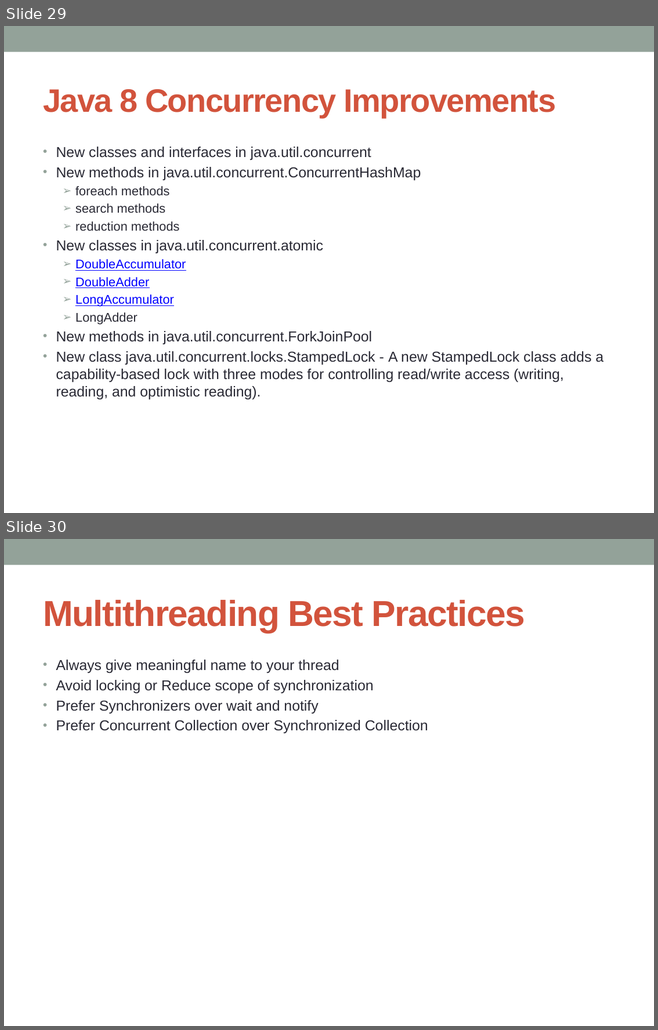
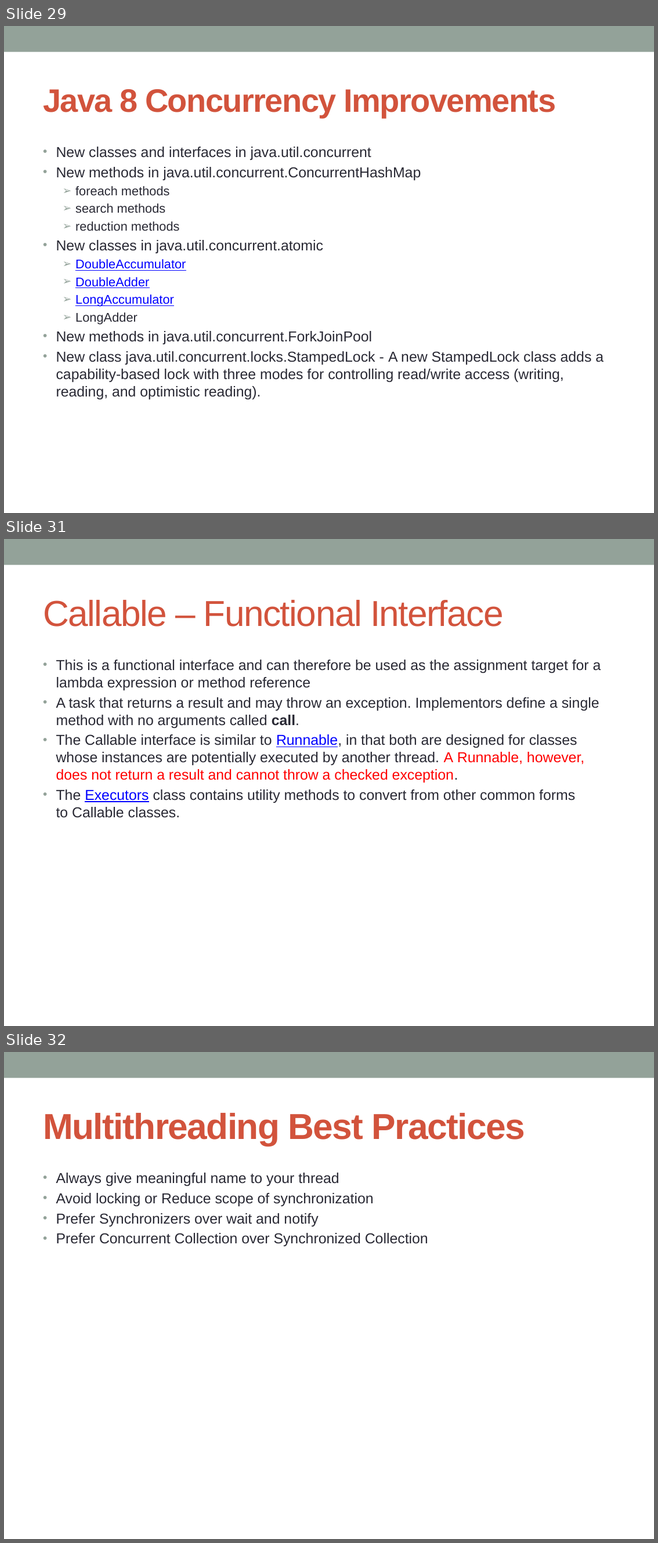
Before and after one commit to notionquest/ProjectDocumentation, a slide deck: MultiThreading.pptx. Shown one above the other, each under a label of ours: slides 29 and 30 before the commit, slides 29, 31 and 32 after it; the slides between them are not shown. The pictures are 658x1030 and 658x1543 pixels, drawn with LibreOffice and Linux fonts; fonts in the diff are those of the drawing. Boxes give left, top, right and bottom in pixels: in the first picture for what was removed or moved away, otherwise in the second. Text is boxed around its words. In the diff, an @@ line names an element or a change of style, - is before the commit and + after.

Commit message:
Future and Callable added

```diff
--- a/MultiThreading.pptx
+++ b/MultiThreading.pptx
@@ slide 31 added at (4, 539, 654, 1026), background #FFFFFF; not listed: 1 template element that a slide beside it also shows @@
@@ title added at (43, 600, 503, 627), 40 pt, text #D2533C @@
+Callable – Functional Interface
@@ text added at (56, 660, 601, 818), 16 pt, text #292934 @@
+• This is a functional interface and can therefore be used as the assignment target for a lambda expression or method reference
+• A task that returns a result and may throw an exception. Implementors define a single method with no arguments called call.
+• The Callable interface is similar to Runnable, in that both are designed for classes whose instances are potentially executed by another thread. A Runnable, however, does not return a result and cannot throw a checked exception.
+• The Executors class contains utility methods to convert from other common forms to Callable classes.
@@ what was slide 30 is now slide 32 @@
```
Also in this commit, not shown: 1 other slide added.
